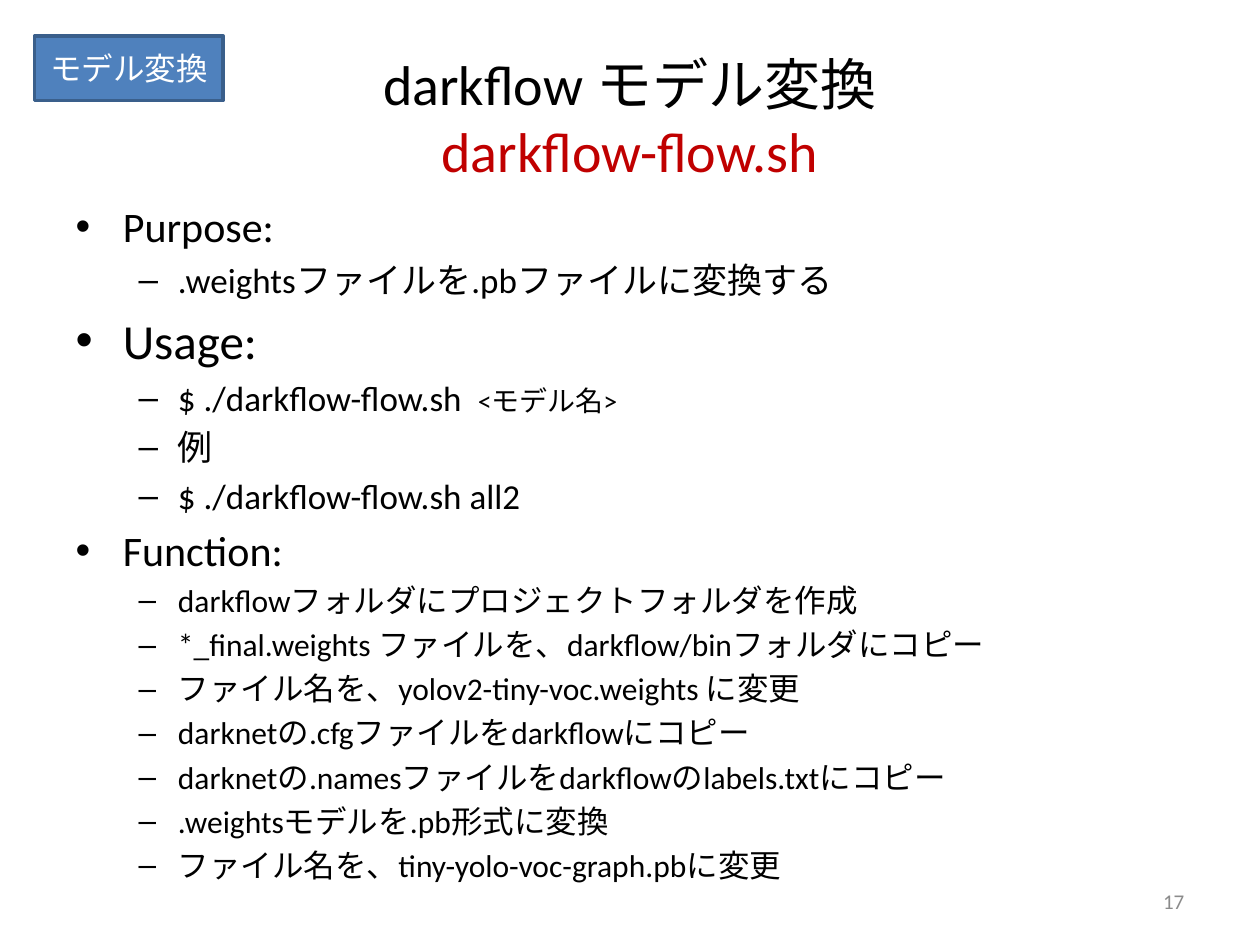
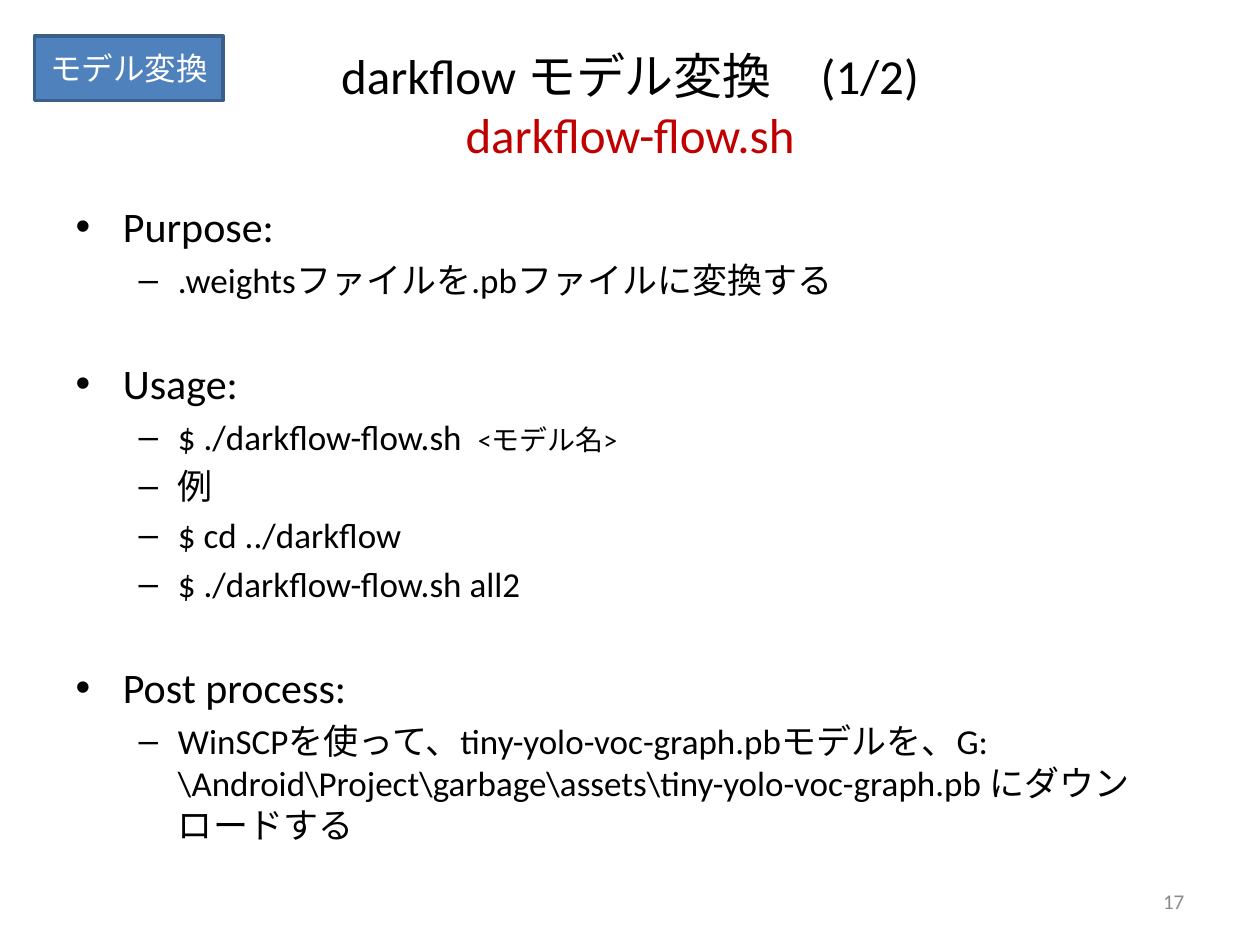
Before and after one commit to keides2/android-yolo-v2, a slide deck: slide 17 of docs/[PPTX] ごみ分別人工知能スマホアプリ作成手順.pptx. Drawn at 1260x945 pixels with LibreOffice and Linux fonts; fonts in the diff are those of the drawing. Boxes give left, top, right and bottom in pixels: in the first picture for what was removed or moved away, otherwise in the second. Text is boxed around its words. In the diff, an @@ line names an element or a change of style, - is before the commit and + after.

```diff
--- a/docs/[PPTX] ごみ分別人工知能スマホアプリ作成手順.pptx
+++ b/docs/[PPTX] ごみ分別人工知能スマホアプリ作成手順.pptx
@@ title at [341, 52, 919, 154]: text changed; size 32 to 28 pt; text colour #C00000 to #000000 @@
-darkflow モデル変換
-darkflow-flow.sh
+darkflow モデル変換 (1/2)
+darkflow-flow.sh
@@ text at [123, 372, 238, 407]: size 28 to 24 pt in "Usage:" @@
@@ text at [204, 523, 401, 550]: paragraph added @@
+  – $ cd ../darkflow
@@ text at [123, 676, 1129, 840]: text changed; size 18 to 20 pt @@
-• Function:
-  – darkflowフォルダにプロジェクトフォルダを作成
-  – *_final.weights ファイルを、darkflow/binフォルダにコピー
-  – ファイル名を、yolov2-tiny-voc.weights に変更
-  – darknetの.cfgファイルをdarkflowにコピー
-  – darknetの.namesファイルをdarkflowのlabels.txtにコピー
-  – .weightsモデルを.pb形式に変換
-  – ファイル名を、tiny-yolo-voc-graph.pbに変更
+• Post process:
+  – WinSCPを使って、tiny-yolo-voc-graph.pbモデルを、G:\Android\Project\garbage\assets\tiny-yolo-voc-graph.pb にダウンロードする
```
Also in this commit, not shown: 18 other slides changed, 2 other files.
